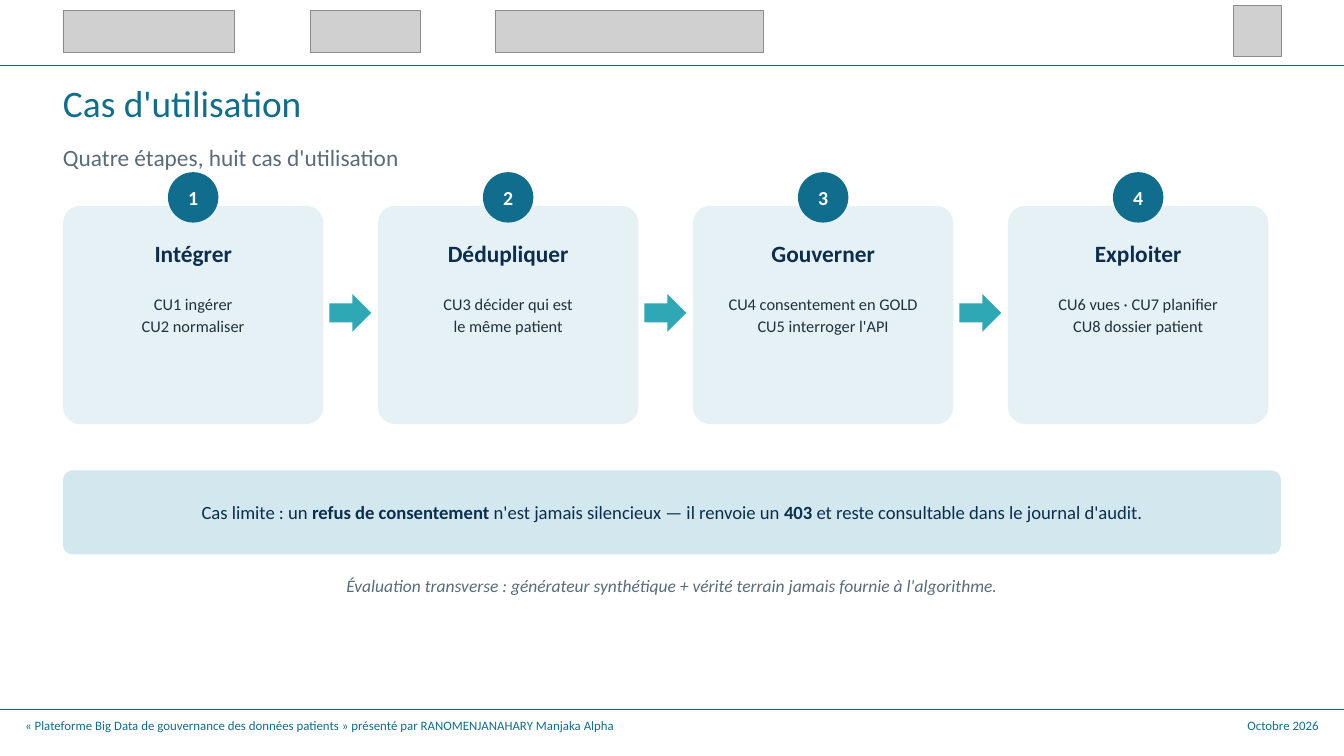
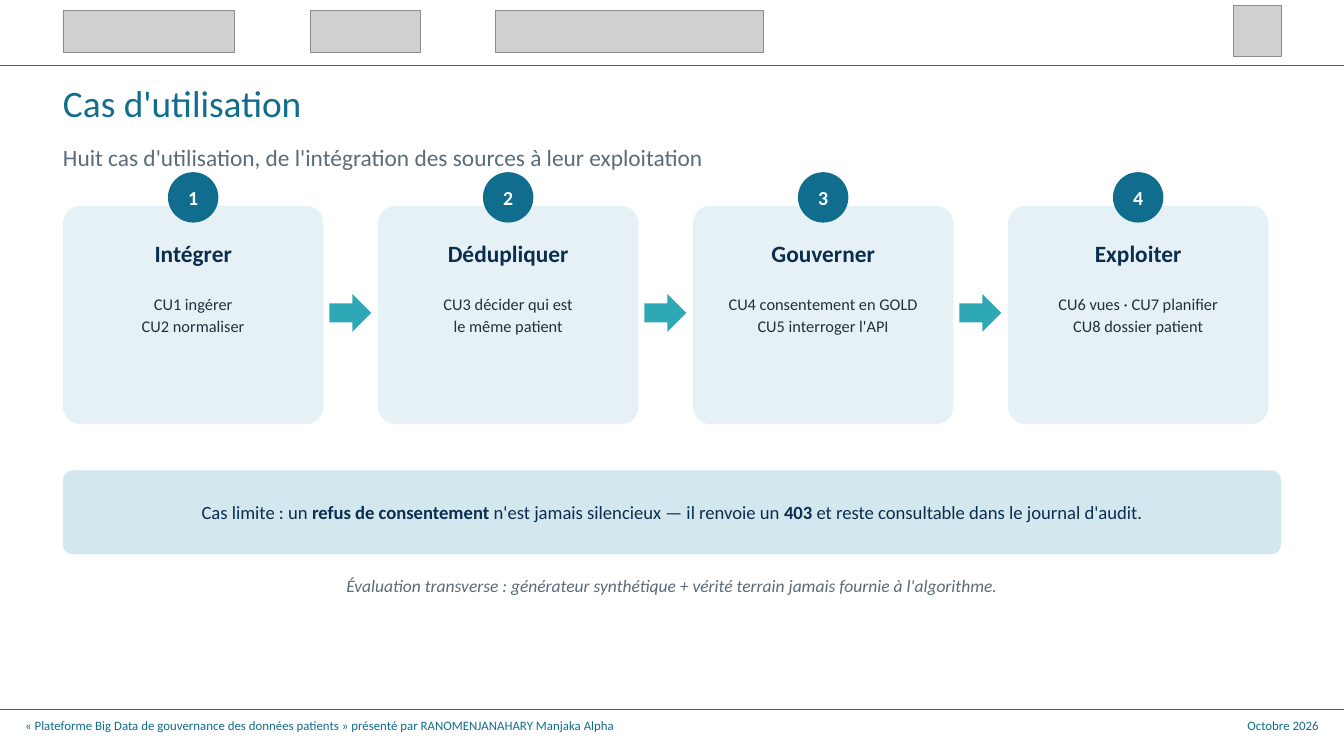
Before and after one commit to Alphamanjaka/test-big-data, a slide deck: slide 15 of documents/slide_soutenance/V2soutenance_m2_mmt_alpha.pptx. Drawn at 1344x756 pixels with LibreOffice and Linux fonts; fonts in the diff are those of the drawing; grey boxes stand for pictures. Boxes give left, top, right and bottom in pixels: in the first picture for what was removed or moved away, otherwise in the second. Text is boxed around its words. In the diff, an @@ line names an element or a change of style, - is before the commit and + after.

```diff
--- a/documents/slide_soutenance/V2soutenance_m2_mmt_alpha.pptx
+++ b/documents/slide_soutenance/V2soutenance_m2_mmt_alpha.pptx
@@ text at (63, 150, 702, 170): text changed @@
-Quatre étapes, huit cas d'utilisation
+Huit cas d'utilisation, de l'intégration des sources à leur exploitation
```
Also in this commit, not shown: 10 other slides changed, 24 other files.
